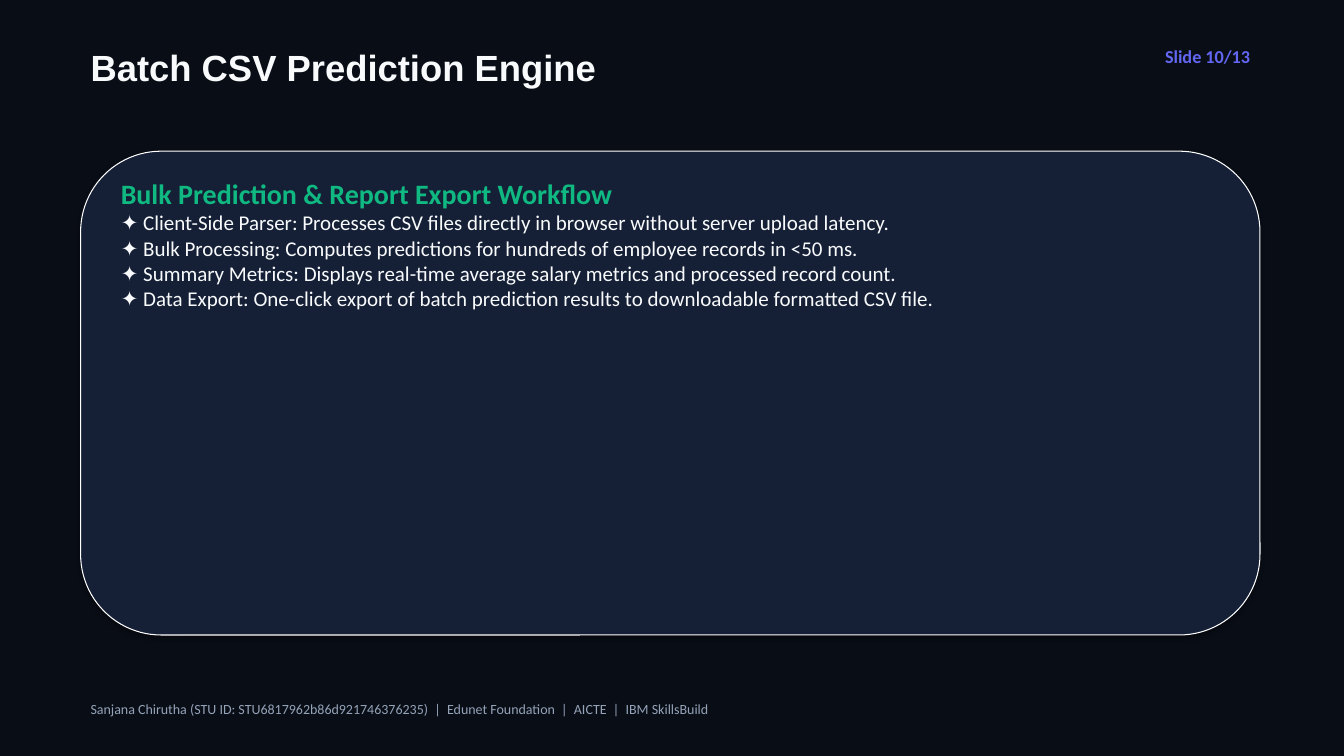
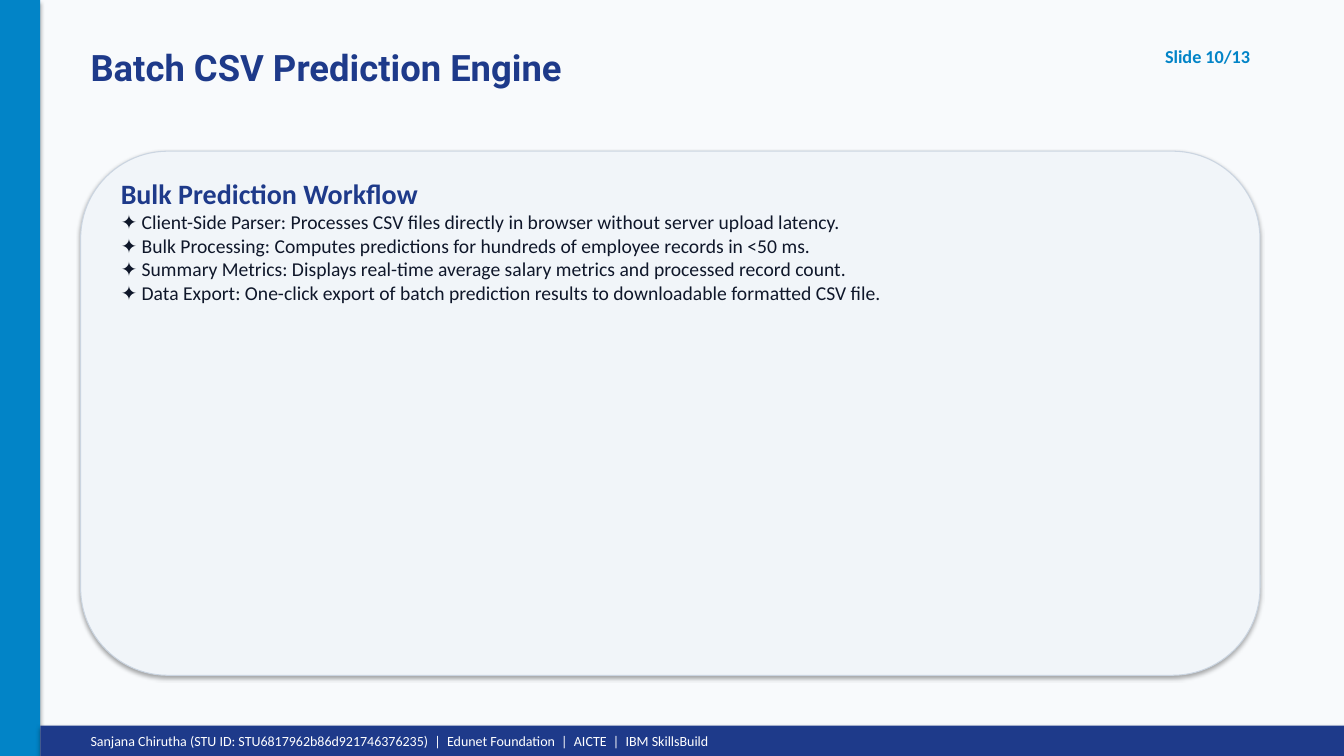
Before and after one commit to Sanjana-Chirutha/Employee-Earnings-Calculator, a slide deck: slide 10 of Employee_Earnings_Calculator_Presentation.pptx. Drawn at 1344x756 pixels with LibreOffice and Linux fonts; fonts in the diff are those of the drawing. Boxes give left, top, right and bottom in pixels: in the first picture for what was removed or moved away, otherwise in the second. Text is boxed around its words. In the diff, an @@ line names an element or a change of style, - is before the commit and + after.

Commit message:
Add official AICTE Edunet Internship Report PDF and updated PowerPoint presentation matching reference certificate theme

```diff
--- a/Employee_Earnings_Calculator_Presentation.pptx
+++ b/Employee_Earnings_Calculator_Presentation.pptx
@@ rectangle at bbox=[0, 0, 1344, 756]: fill #090D16 to #F8FAFC @@
@@ rectangle added at bbox=[0, 0, 40, 756], fill #0284C7 @@
@@ text "Batch CSV Prediction Engine" at bbox=[91, 53, 561, 89]: font Arial to Roboto, text colour #F8FAFC to #1E3A8A @@
@@ text "Slide 10/13" at bbox=[1165, 50, 1250, 64]: text colour #6366F1 to #0284C7 @@
@@ rounded rectangle: place and size @@
-rounded rectangle at bbox=[81, 151, 1260, 635]
+rounded rectangle at bbox=[81, 151, 1260, 676]
@@ rounded rectangle at bbox=[81, 151, 1260, 676]: fill #152036 to #F1F5F9; outline #FFFFFF 0.75 pt to #CBD5E1 0.75 pt @@
@@ text at bbox=[121, 184, 417, 204]: text changed; text colour #10B981 to #1E3A8A @@
-Bulk Prediction & Report Export Workflow
+Bulk Prediction Workflow
@@ text at bbox=[142, 215, 881, 303]: size 15 to 14 pt, text colour #F8FAFC to #0F172A @@
@@ rectangle added at bbox=[40, 726, 1344, 756], fill #1E3A8A @@
@@ text "Sanjana Chirutha (STU ID: STU6817962b86d921746376235) ...": place and size @@
-text "Sanjana Chirutha (STU ID: STU6817962b86d921746376235) ..." at bbox=[91, 704, 708, 717]
+text "Sanjana Chirutha (STU ID: STU6817962b86d921746376235) ..." at bbox=[91, 736, 708, 749]
@@ text "Sanjana Chirutha (STU ID: STU6817962b86d921746376235) ..." at bbox=[91, 736, 708, 749]: text colour #94A3B8 to #FFFFFF @@
```
Also in this commit, not shown: 12 other slides changed, 3 other files.
